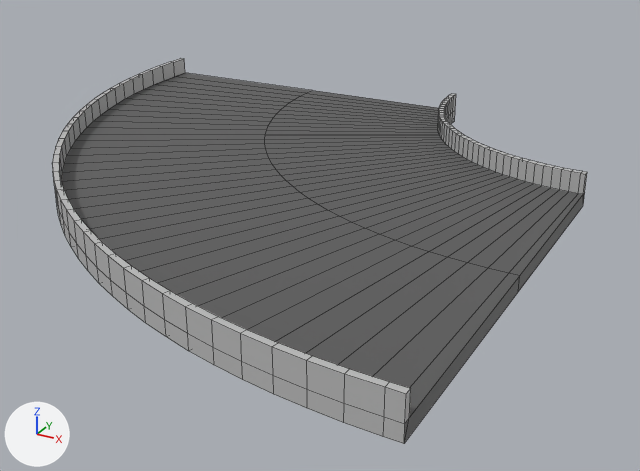
Two versions of the FBX model Assets/models/Modular_Track/Wide_Track/ZAKRUTY/curve_3x3_WIDE.fbx, one commit apart.
Before and after are seen from a camera (50 mm lens) standing at (13.99, -13.86, 1.49) and looking at (12.13, -10.48, -0.2). The lights are fixed; the arrows at lower left show +X, +Y and +Z. Mesh edges are drawn as thin lines. Where no turn or scale is listed for an object, it has been applied to the vertices.

Script lines for the objects in view, before the commit:
```python
me_mesh = bpy.data.meshes.new('Mesh')
me_mesh.from_pydata(...)  # 468 vertices, 468 faces; spans x -3.0..0.0, y -3.0..0.0, z 0.0..0.16
# faces by material slot: [308, 160]
me_mesh.materials.append(mat_lambert1)  # grey #bcbcbc
me_mesh.materials.append(mat_road)  # dark grey #5b5b5b
ob_psphere82 = bpy.data.objects.new('pSphere82', me_mesh)
ob_psphere82.location = (13.23, -9.0, 0.0)
```
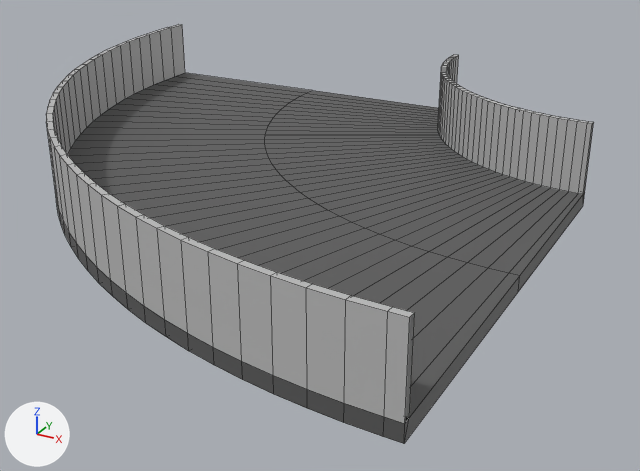
The newer file is also turned or shifted as a whole; pictures and numbers use the older file's frame.

Changed parts and their boxes (x1, y1, x2, y2) in the pictures (640 x 471 px):
'pSphere82', reshaped (9% taller): before (52, 58, 587, 444); after (46, 24, 594, 444)
part 1 of me_mesh, cut back: before (52, 58, 411, 424); after (46, 24, 414, 424)
part 2 of me_mesh, cut back: before (438, 94, 587, 194); after (438, 55, 594, 194)
part 3 of me_mesh, recoloured: (57, 205, 405, 444) in both

The edits, one by one:
Material 'road1' (mat_road1) is new.
Its base color is (0.104, 0.104, 0.104) (dark grey #5b5b5b).
me_mesh is used by ob_psphere82; location (13.23, -9.0, 0.0).
me_mesh had 468 vertices, 468 faces and spanned x -3.0..0.0, y -3.0..0.0, z 0.0..0.16.
me_mesh now has 468 vertices, 464 faces and spans x -3.0..0.0, y -3.0..0.0, z 0.0..0.39.
Part 1, on me_mesh:
2 faces are deleted.
78 vertices in x -3.0..0.0, y -3.0..0.0, z 0.16 move by (0.0, 0.0, 0.23).
Part 2, on me_mesh:
2 faces are deleted.
78 vertices in x -1.03..0.0, y -1.03..0.0, z 0.16 move by (0.0, 0.0, 0.23).
me_mesh part 3: 76 faces spanning x -3.0..0.0, y -3.0..0.0, z 0.0..0.07 switch from mat_lambert1 (grey #bcbcbc) to mat_road (dark grey #5b5b5b).
me_mesh now uses material mat_road1 (dark grey #5b5b5b).
